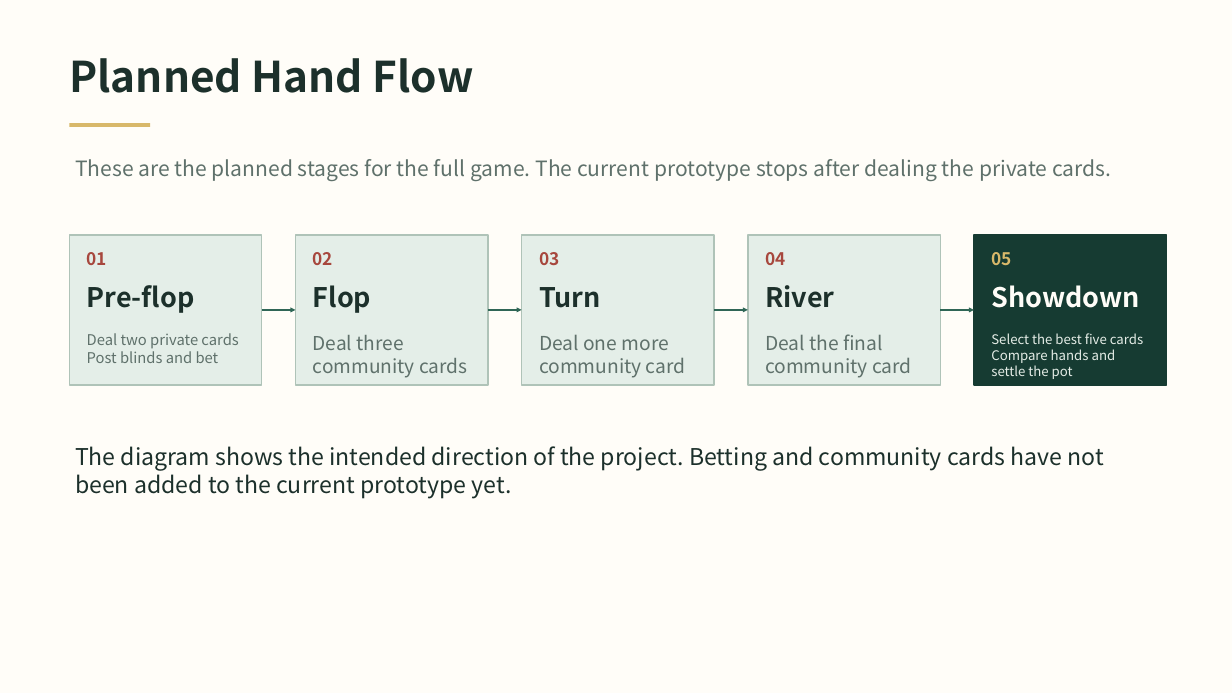
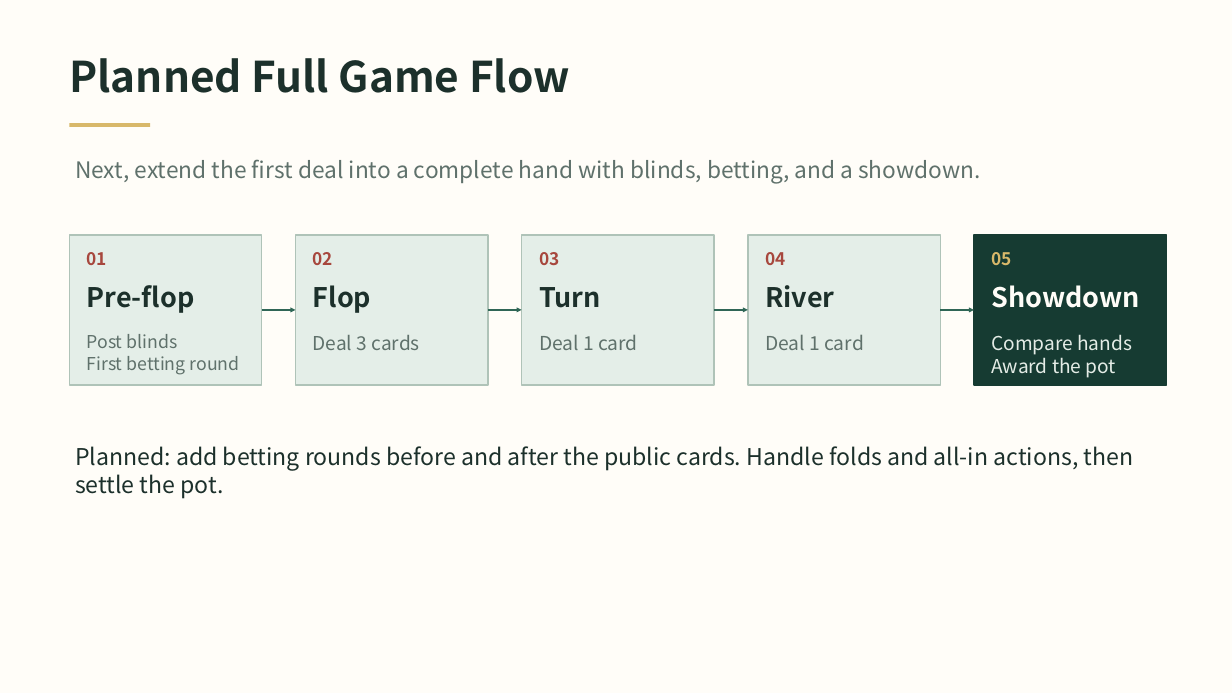
Before and after one commit to heyiweiheyi/computer-group-Texas-Hold-em, a slide deck: slide 5 of midterm_report/texas_holdem_midterm_report.pptx (slide 3 before the commit). Drawn at 1232x693 pixels with LibreOffice and Linux fonts; fonts in the diff are those of the drawing. Boxes give left, top, right and bottom in pixels: in the first picture for what was removed or moved away, otherwise in the second. Text is boxed around its words. In the diff, an @@ line names an element or a change of style, - is before the commit and + after.

Commit message:
docs: organize midterm report around prototype demo

```diff
--- a/midterm_report/texas_holdem_midterm_report.pptx
+++ b/midterm_report/texas_holdem_midterm_report.pptx
@@ text at (69,58,570,93): text changed @@
-Planned Hand Flow
+Planned Full Game Flow
@@ text at (75,159,981,184): text changed; size 16.4 to 17.8 pt @@
-These are the planned stages for the full game. The current prototype stops after dealing the private cards.
+Next, extend the first deal into a complete hand with blinds, betting, and a showdown.
@@ text at (87,334,240,375): text changed; size 11.6 to 13.8 pt @@
-Deal two private cards
-Post blinds and bet
+Post blinds
+First betting round
@@ text at (313,335,420,350): text changed @@
-Deal three
-community cards
+Deal 3 cards
@@ text at (539,334,638,350): text changed @@
-Deal one more
-community card
+Deal 1 card
@@ text at (765,334,864,350): text changed @@
-Deal the final
-community card
+Deal 1 card
@@ text at (991,334,1132,378): text changed; size 10.4 to 14.9 pt @@
-Select the best five cards
-Compare hands and settle the pot
+Compare hands
+Award the pot
@@ text at (75,446,1134,499): text changed @@
-The diagram shows the intended direction of the project. Betting and community cards have not been added to the current prototype yet.
+Planned: add betting rounds before and after the public cards. Handle folds and all-in actions, then settle the pot.
```
Also in this commit, not shown: 7 other slides changed.
